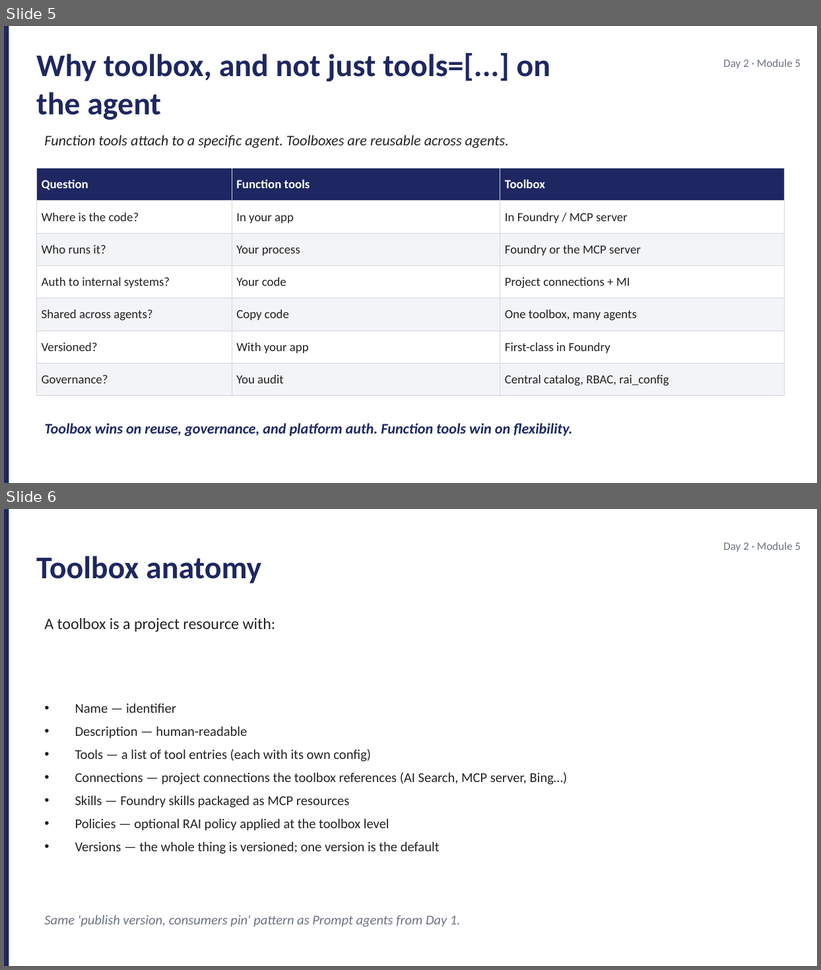
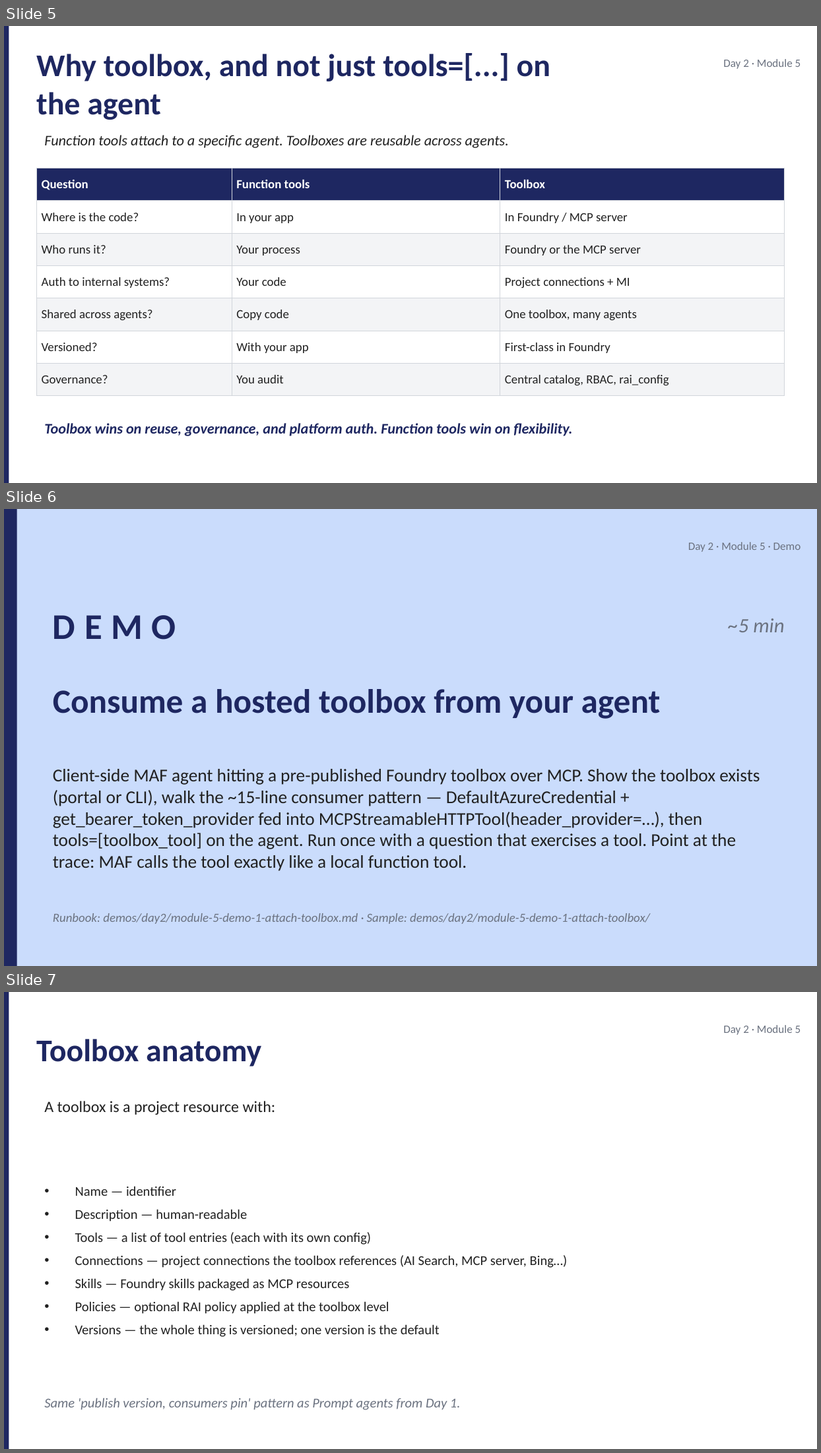
Before and after one commit to JimPiquant/Building-AI-Apps-and-Agents, a slide deck: decks/day2/module-5-foundry-toolbox.pptx. Shown one above the other, each under a label of ours: slides 5 and 6 before the commit, slides 5, 6 and 7 after it. The pictures are 821x970 and 821x1453 pixels, drawn with LibreOffice and Linux fonts; fonts in the diff are those of the drawing. Boxes give left, top, right and bottom in pixels: in the first picture for what was removed or moved away, otherwise in the second. Text is boxed around its words. In the diff, an @@ line names an element or a change of style, - is before the commit and + after.

```diff
--- a/decks/day2/module-5-foundry-toolbox.pptx
+++ b/decks/day2/module-5-foundry-toolbox.pptx
@@ slide 6 added at (4,509,817,966), background #CADCFC @@
@@ rectangle added at (4,509,17,966), fill #1E2761 @@
@@ text added at (688,542,801,552), 10 pt, text #6B7280 @@
+Day 2 · Module 5 · Demo
@@ text added at (53,615,176,640), 32 pt, text #1E2761, bold @@
+DEMO
@@ text added at (728,619,784,632), 18 pt, text #6B7280, italic @@
+~5 min
@@ text added at (53,689,661,719), 30 pt, text #1E2761, bold @@
+Consume a hosted toolbox from your agent
@@ text added at (53,769,760,871), 16 pt, text #212121 @@
+Client-side MAF agent hitting a pre-published Foundry toolbox over MCP. Show the toolbox exists (portal or CLI), walk the ~15-line consumer pattern — DefaultAzureCredential + get_bearer_token_provider fed into MCPStreamableHTTPTool(header_provider=…), then tools=[toolbox_tool] on the agent. Run once with a question that exercises a tool. Point at the trace: MAF calls the tool exactly like a local function tool.
@@ text added at (53,914,650,924), 11 pt, text #6B7280, italic @@
+Runbook: demos/day2/module-5-demo-1-attach-toolbox.md · Sample: demos/day2/module-5-demo-1-attach-toolbox/
@@ what was slide 6 is now slide 7 @@
```
Also in this commit, not shown: 7 other files.
